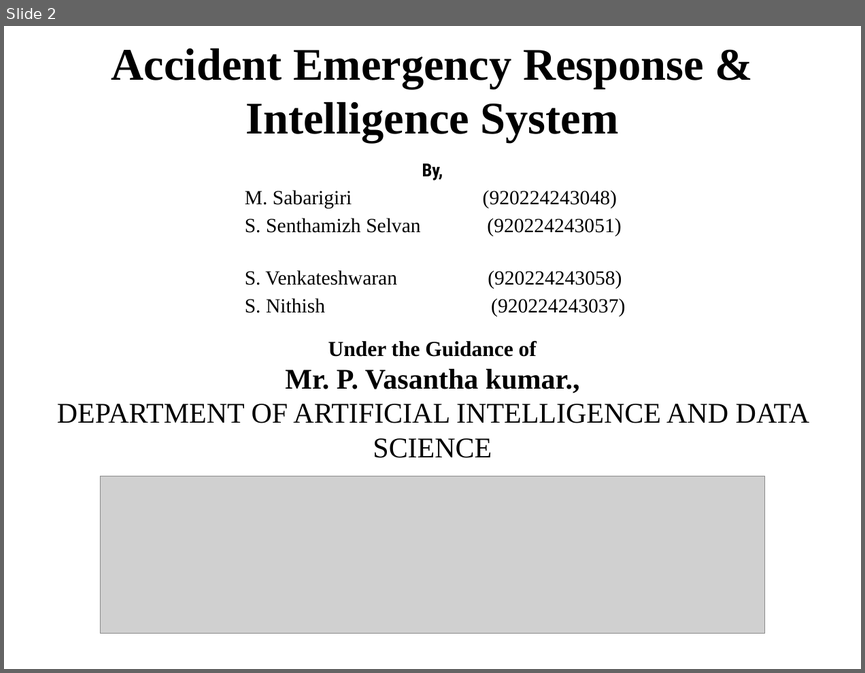
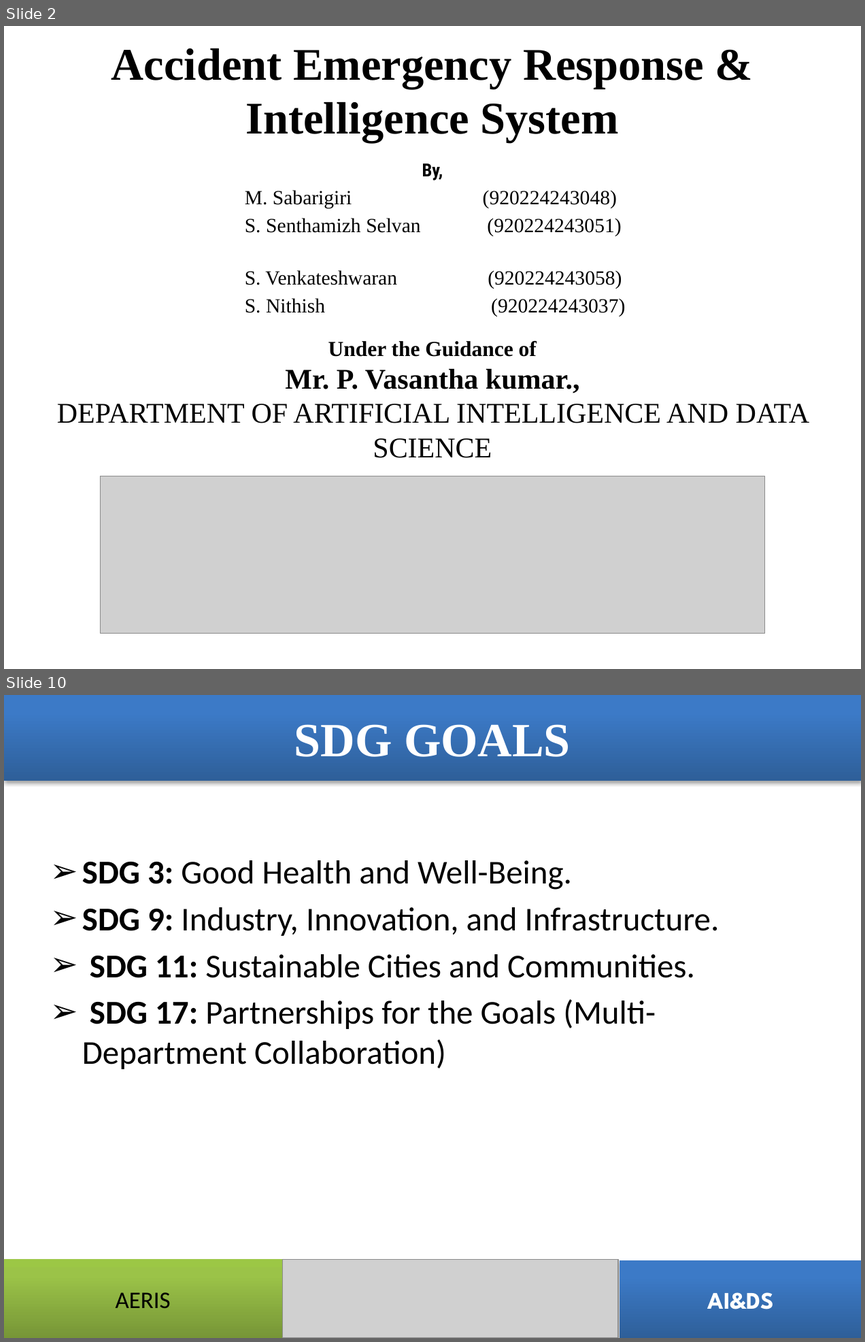
Before and after one commit to nithish3027/AERIS-AI, a slide deck: Mini Project PPT.pptx. Shown one above the other, each under a label of ours: slide 2 before the commit, slides 2 and 10 after it; the slides between them are not shown. The pictures are 865x673 and 865x1342 pixels, drawn with LibreOffice and Linux fonts; fonts in the diff are those of the drawing; grey boxes stand for pictures. Boxes give left, top, right and bottom in pixels: in the first picture for what was removed or moved away, otherwise in the second. Text is boxed around its words. In the diff, an @@ line names an element or a change of style, - is before the commit and + after.

Commit message:
Update AERIS accident detection system

```diff
--- a/Mini Project PPT.pptx
+++ b/Mini Project PPT.pptx
@@ slide 10 added at [4, 695, 861, 1338], background #FFFFFF @@
@@ rectangle added at [4, 695, 861, 781], fill gradient #2F5F99 to #3D7CC7 to #3A7CCB, 40 pt, text #FFFFFF, bold @@
+SDG GOALS
@@ text added at [82, 860, 719, 1069], 28 pt, text #000000 @@
+➢ SDG 3: Good Health and Well-Being.
+➢ SDG 9: Industry, Innovation, and Infrastructure.
+➢ SDG 11: Sustainable Cities and Communities.
+➢ SDG 17: Partnerships for the Goals (Multi-Department Collaboration)
@@ rectangle added at [4, 1259, 283, 1338], fill gradient #779737 to #9BC348 to #9DC746, 20 pt, text #000000 @@
+AERIS
@@ picture added at [283, 1259, 618, 1338] @@
@@ rectangle added at [619, 1259, 861, 1338], fill gradient #2F5F99 to #3D7CC7 to #3A7CCB, 20 pt, text #FFFFFF, bold @@
+AI&DS
```
Also in this commit, not shown: 8 slides changed, 20 other files.
